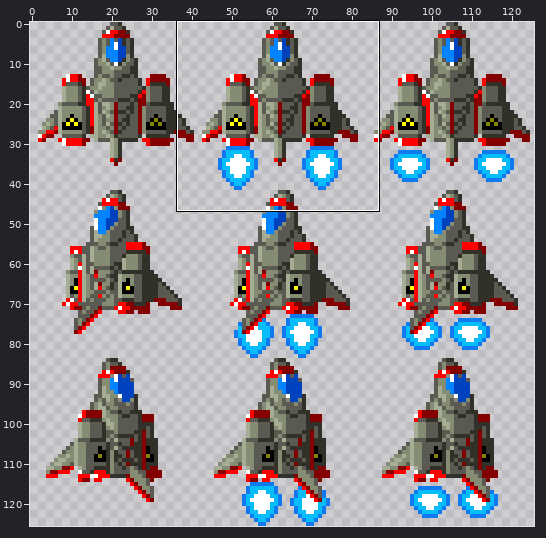
Sprite sheet, stored at distribution/resources/gfx/spaceship.png. Above, an overview of the earlier version with the close-up marked.
Close-up. The starting point:
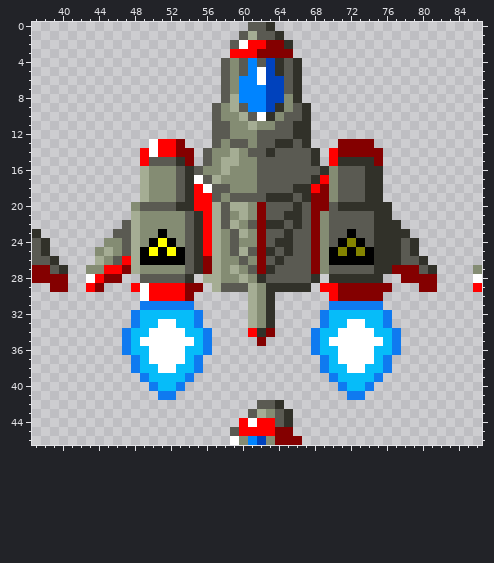
The file is 126x126 pixels. Shown: x 37..86, y 0..46.
And afterwards:
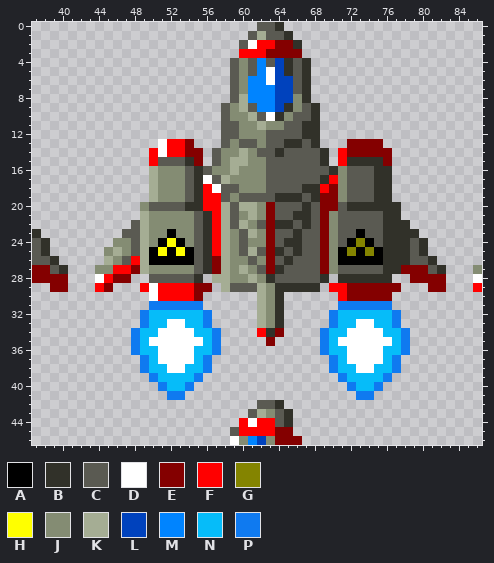
Palette (. is transparent): A #000000  B #313129  C #5a5a52  D #ffffff  E #840000  F #ff0000  G #848400  H #ffff00  J #848c73  K #a5ad94  L #0042bd  M #0084ff  N #06bcf9  P #0f7af0
Change:
@@ x 37..86 @@
- 0 ........................CCB.......................
- 1 .......................CKCCB......................
- 2 ......................CDFFEEB.....................
- 3 ......................FFFEEEE.....................
- 4 .....................CJCMCLBCB....................
- 5 .....................CJCMDLBCB....................
- 6 .....................CJMMDLLCB....................
- 7 .....................CJMMMLLCB....................
- 8 .....................CKMMMLLJB....................
- 9 ....................CJKCMMLBJCB...................
-10 ....................CJJKCDBJCCB...................
-11 ....................CCJJKJJCCBB...................
-12 ....................CCJJJCCCCBB...................
-13 .............DFFE...CJCCJCCBBCB...EEEE............
-14 ............FDFFEE.CJJKJCCBCCCCB.FEEEEE...........
-15 ............FCCCBE.CJKKJJCCCCCCB.FBBBBE...........
-16 ............KJJJCBCJJKJJJCCCCCCCBJCCCBB...........
-17 ............KJJJCBDCKJJJJCCCCCCBFJCCCBB...........
-18 ............KJJJCBFDCCJJJCCCCBBFEJCCCBB...........
-19 ............KJJJCBFFCJCCCCBBBCBEEJCCCBB...........
-20 ...........JCCCCBBFFKCKKJECCCBCEECBBBBBB..........
-21 ...........KJJJJJCBFKCJKJECCBBCEJCCCCCBB..........
-22 ..........CKJJJJJCBFKCKJCEBBCBCEJCCCCCBBB.........
-23 B........CCKJJAJJCBFKJCKJECCBCCEJCCACCBBBB........
-24 CB......JJCKJAHAJCBFKJCJJECBBCCEJCAGACBBBCB.......
-25 CB.....JKJCKAHAHACBFKJCKCEBCBCCEJAGAGABBBCB.......
-26 CCB....KJCFKAAAAACBEKJJCJECBCCCEJAAAAABBBCCB......
-27 EECB..JJFFEKJJJJJCBEKJKJCEBCCCCEJCCCCCBBEEECB....J
-28 EEEE..DFEE..CCCCCB.KKJJKJBCCCCCB.BBBBBB..EEEE....D
-29 ..EE..FE...FDFFFFEE.KCCCKJBBBBB.FFEEEEEE...EE....F
-30 ............DFFFFE......KJB......FEEEEE...........
-31 ............PPPPPP......KJB......PPPPPP...........
-32 ...........PNNNNNNP.....KJB.....PNNNNNNP..........
-33 ...........PNNDDNNP.....KJB.....PNNDDNNP..........
-34 ..........PNNDDDDNNP....FBE....PNNDDDDNNP.........
-35 ..........PNDDDDDDNP.....E.....PNDDDDDDNP.........
-36 ..........PNNDDDDNNP...........PNNDDDDNNP.........
-37 ...........PNDDDDNP.............PNDDDDNP..........
-38 ...........PNNDDNNP.............PNNDDNNP..........
-39 ............PNNNNP...............PNNNNP...........
-40 .............PNNP.................PNNP............
-41 ..............PP...................PP.............
+ 0 .........................CCB......................
+ 1 ........................CKCCB.....................
+ 2 .......................CDFFEEB....................
+ 3 .......................FFFEEEE....................
+ 4 ......................CJCMCLBCB...................
+ 5 ......................CJCMDLBCB...................
+ 6 ......................CJMMDLLCB...................
+ 7 ......................CJMMMLLCB...................
+ 8 ......................CKMMMLLJB...................
+ 9 .....................CJKCMMLBJCB..................
+10 .....................CJJKCDBJCCB..................
+11 .....................CCJJKJJCCBB..................
+12 .....................CCJJJCCCCBB..................
+13 ..............DFFE...CJCCJCCBBCB...EEEE...........
+14 .............FDFFEE.CJJKJCCBCCCCB.FEEEEE..........
+15 .............FCCCBE.CJKKJJCCCCCCB.FBBBBE..........
+16 .............KJJJCBCJJKJJJCCCCCCCBJCCCBB..........
+17 .............KJJJCBDCKJJJJCCCCCCBFJCCCBB..........
+18 .............KJJJCBFDCCJJJCCCCBBFEJCCCBB..........
+19 .............KJJJCBFFCJCCCCBBBCBEEJCCCBB..........
+20 ............JCCCCBBFFKCKKJECCCBCEECBBBBBB.........
+21 ............KJJJJJCBFKCJKJECCBBCEJCCCCCBB.........
+22 ...........CKJJJJJCBFKCKJCEBBCBCEJCCCCCBBB........
+23 B.........CCKJJAJJCBFKJCKJECCBCCEJCCACCBBBB.......
+24 CB.......JJCKJAHAJCBFKJCJJECBBCCEJCAGACBBBCB......
+25 CB......JKJCKAHAHACBFKJCKCEBCBCCEJAGAGABBBCB......
+26 CCB.....KJCFKAAAAACBEKJJCJECBCCCEJAAAAABBBCCB.....
+27 EECB...JJFFEKJJJJJCBEKJKJCEBCCCCEJCCCCCBBEEECB...J
+28 EEEE...DFEE..CCCCCB.KKJJKJBCCCCCB.BBBBBB..EEEE...D
+29 ..EE...FE...FDFFFFEE.KCCCKJBBBBB.FFEEEEEE...EE...F
+30 .............DFFFFE......KJB......FEEEEE..........
+31 .............PPPPPP......KJB......PPPPPP..........
+32 ............PNNNNNNP.....KJB.....PNNNNNNP.........
+33 ............PNNDDNNP.....KJB.....PNNDDNNP.........
+34 ...........PNNDDDDNNP....FBE....PNNDDDDNNP........
+35 ...........PNDDDDDDNP.....E.....PNDDDDDDNP........
+36 ...........PNNDDDDNNP...........PNNDDDDNNP........
+37 ............PNDDDDNP.............PNDDDDNP.........
+38 ............PNNDDNNP.............PNNDDNNP.........
+39 .............PNNNNP...............PNNNNP..........
+40 ..............PNNP.................PNNP...........
+41 ...............PP...................PP............
 42 .........................CCB......................
Pixel boxes of the changes (left, top, right, bottom) in both close-ups:
changed: (86, 22, 446, 400)
